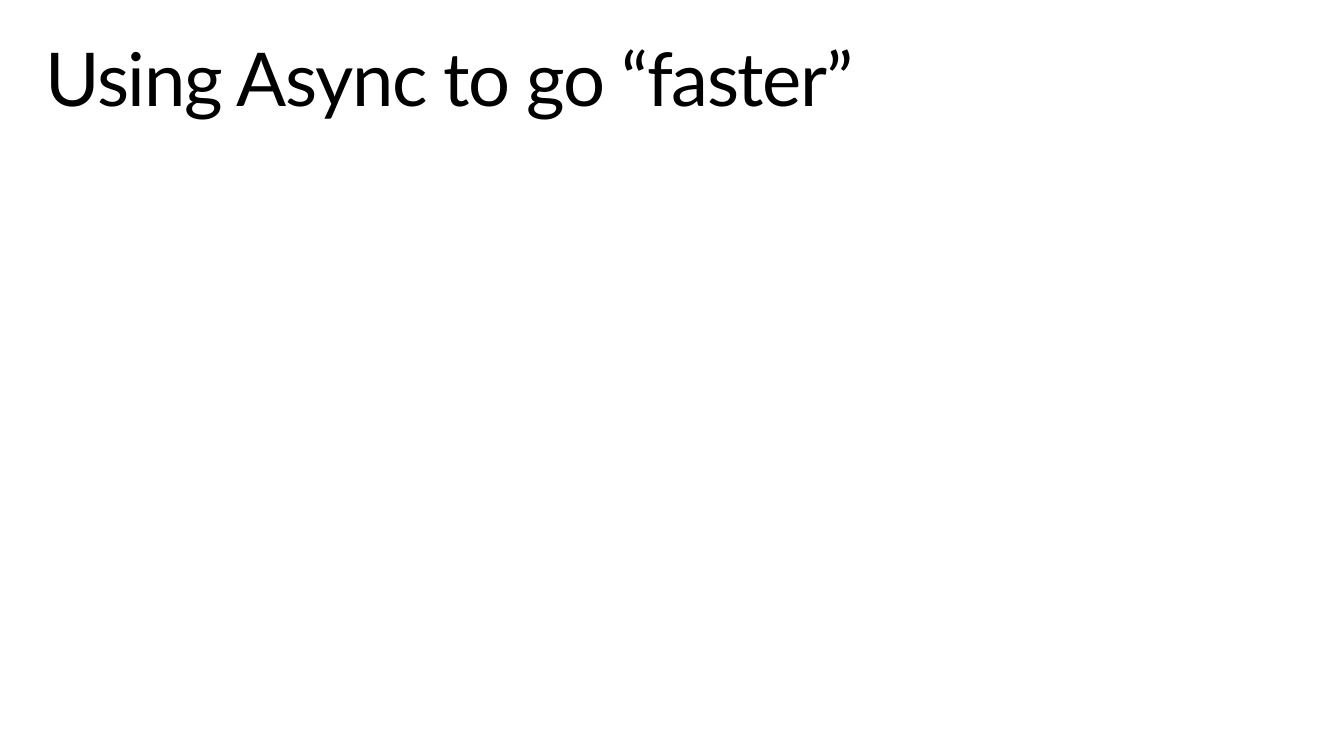
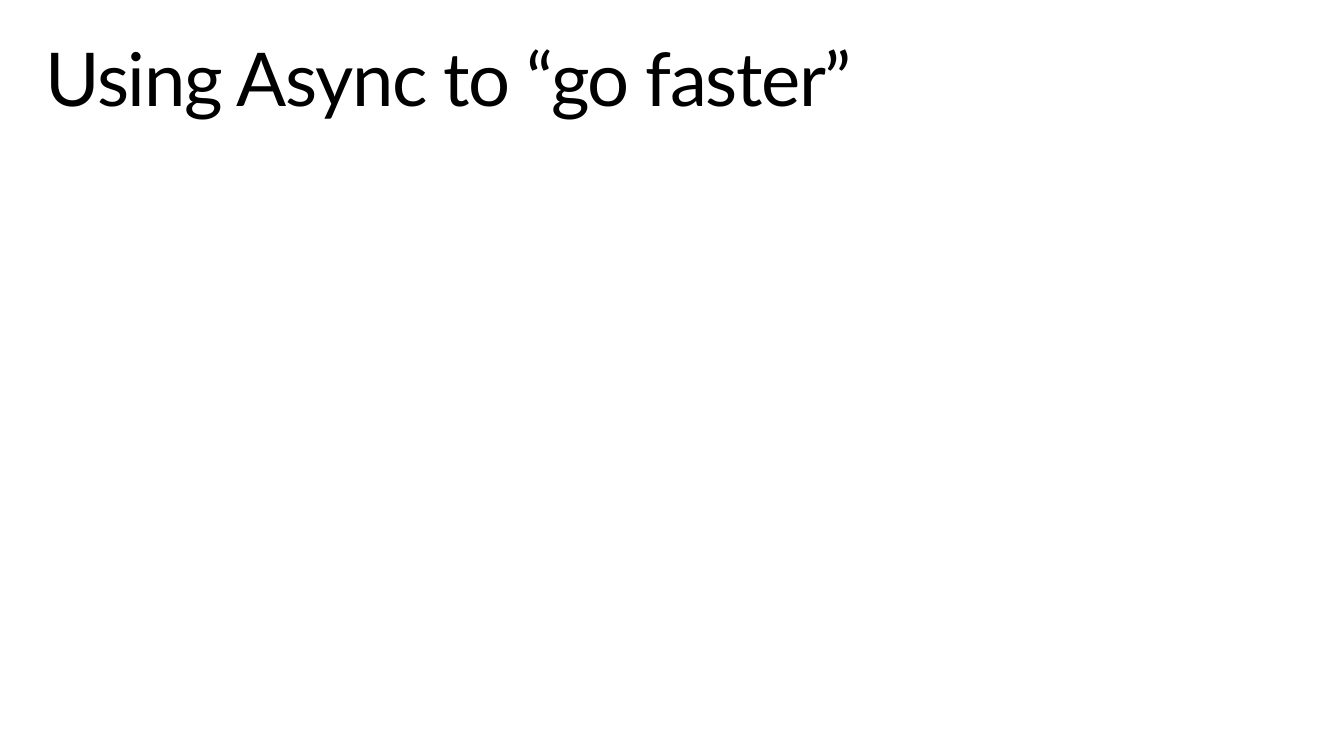
Before and after one commit to StephenCleary/Presentations, a slide deck: slide 8 of Async Pitfalls/Async Pitfalls.pptx (slide 6 before the commit). Drawn at 1344x756 pixels with LibreOffice and Linux fonts; fonts in the diff are those of the drawing; background and template pictures are left out. Boxes give left, top, right and bottom in pixels: in the first picture for what was removed or moved away, otherwise in the second. Text is boxed around its words. In the diff, an @@ line names an element or a change of style, - is before the commit and + after.

Commit message:
Update async pitfalls demo and talk.

```diff
--- a/Async Pitfalls/Async Pitfalls.pptx
+++ b/Async Pitfalls/Async Pitfalls.pptx
@@ title at [46,49,852,120]: text changed @@
-Using Async to go “faster”
+Using Async to “go faster”
```
Also in this commit, not shown: 14 other slides changed, 3 slides added, 28 slides removed, 25 other files.
